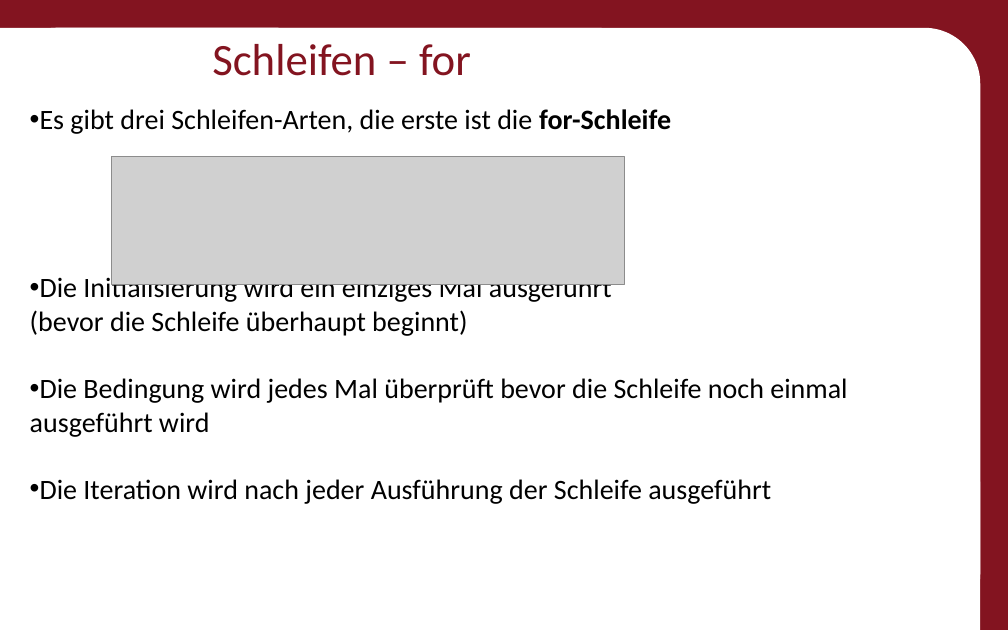
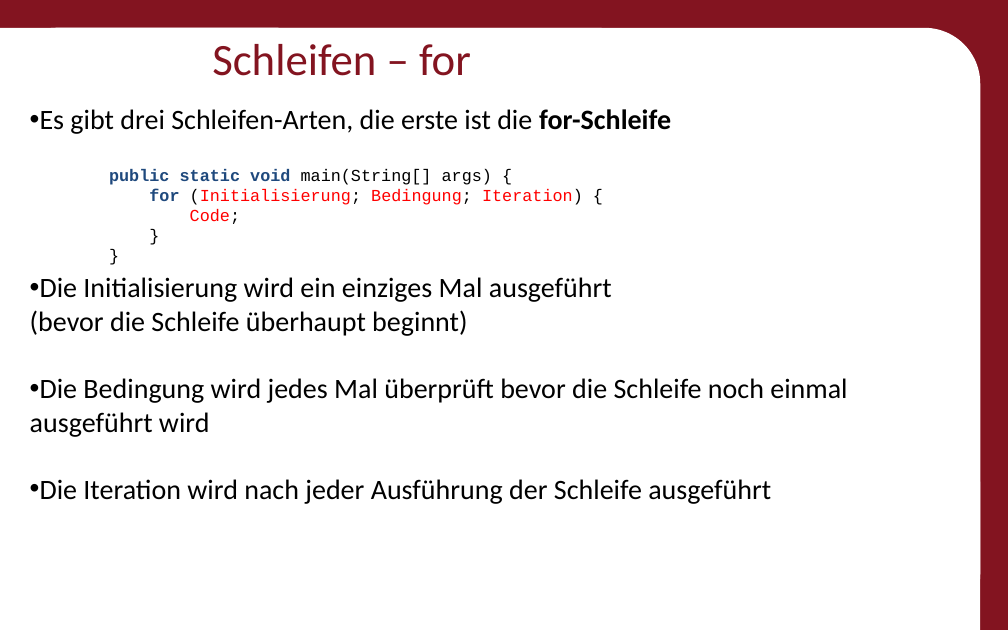
Before and after one commit to Roboscope/java-with-nao, a slide deck: slide 26 of Präsentationen/Anfänger - Java mit NAO.pptx. Drawn at 1008x630 pixels with LibreOffice and Linux fonts; fonts in the diff are those of the drawing; grey boxes stand for pictures; background and template pictures are left out. Boxes give left, top, right and bottom in pixels: in the first picture for what was removed or moved away, otherwise in the second. Text is boxed around its words. In the diff, an @@ line names an element or a change of style, - is before the commit and + after.

```diff
--- a/Präsentationen/Anfänger - Java mit NAO.pptx
+++ b/Präsentationen/Anfänger - Java mit NAO.pptx
@@ text added at (109,169,583,224), 12 pt, text #FF0000 @@
+public static void main(String[] args) {
+for (Initialisierung; Bedingung; Iteration) {
+Code;
+}
+}
@@ picture removed at (111,156,624,284) @@
```
Also in this commit, not shown: 13 other slides changed, 20 other files.
